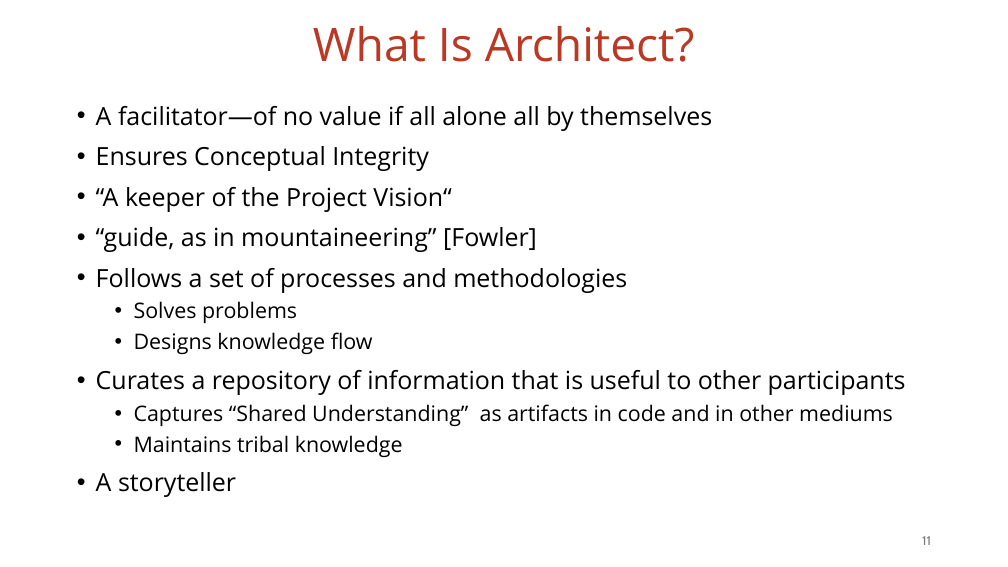
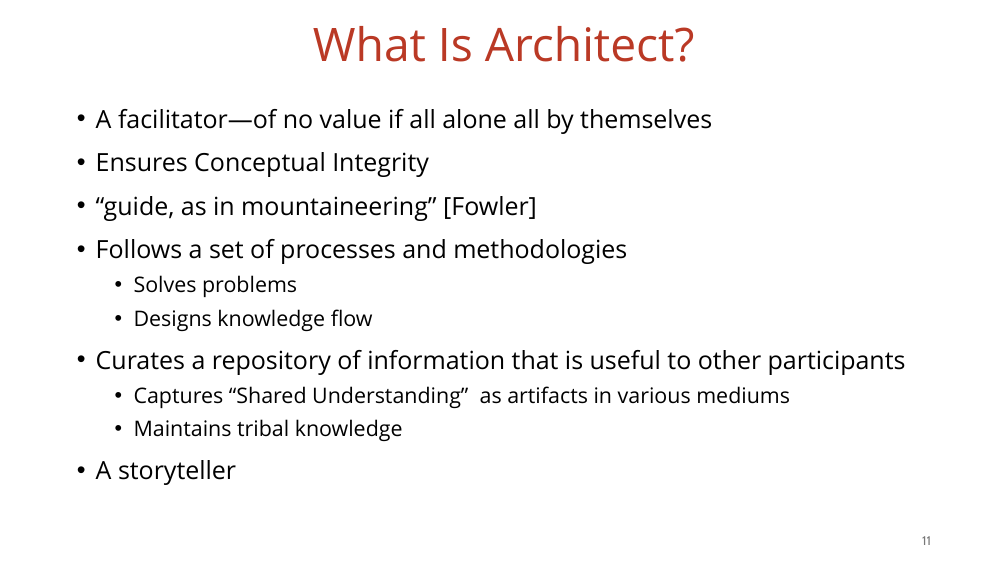
Before and after one commit to vmzakharov/presentations, a slide deck: slide 11 of Architecture_Pattern_Catalog_Talk.pptx. Drawn at 1008x567 pixels with LibreOffice and Linux fonts; fonts in the diff are those of the drawing. Boxes give left, top, right and bottom in pixels: in the first picture for what was removed or moved away, otherwise in the second. Text is boxed around its words. In the diff, an @@ line names an element or a change of style, - is before the commit and + after.

```diff
--- a/Architecture_Pattern_Catalog_Talk.pptx
+++ b/Architecture_Pattern_Catalog_Talk.pptx
@@ text at (96,109,906,485): line spacing 1 to 1.1 @@
@@ text at (96,187,451,212): paragraph removed @@
-• “A keeper of the Project Vision“
@@ text at (134,386,790,408): text changed @@
-  • Captures “Shared Understanding” as artifacts in code and in other mediums
+  • Captures “Shared Understanding” as artifacts in various mediums
```
Also in this commit, not shown: 7 other slides changed, 2 slides removed, 1 other file.
